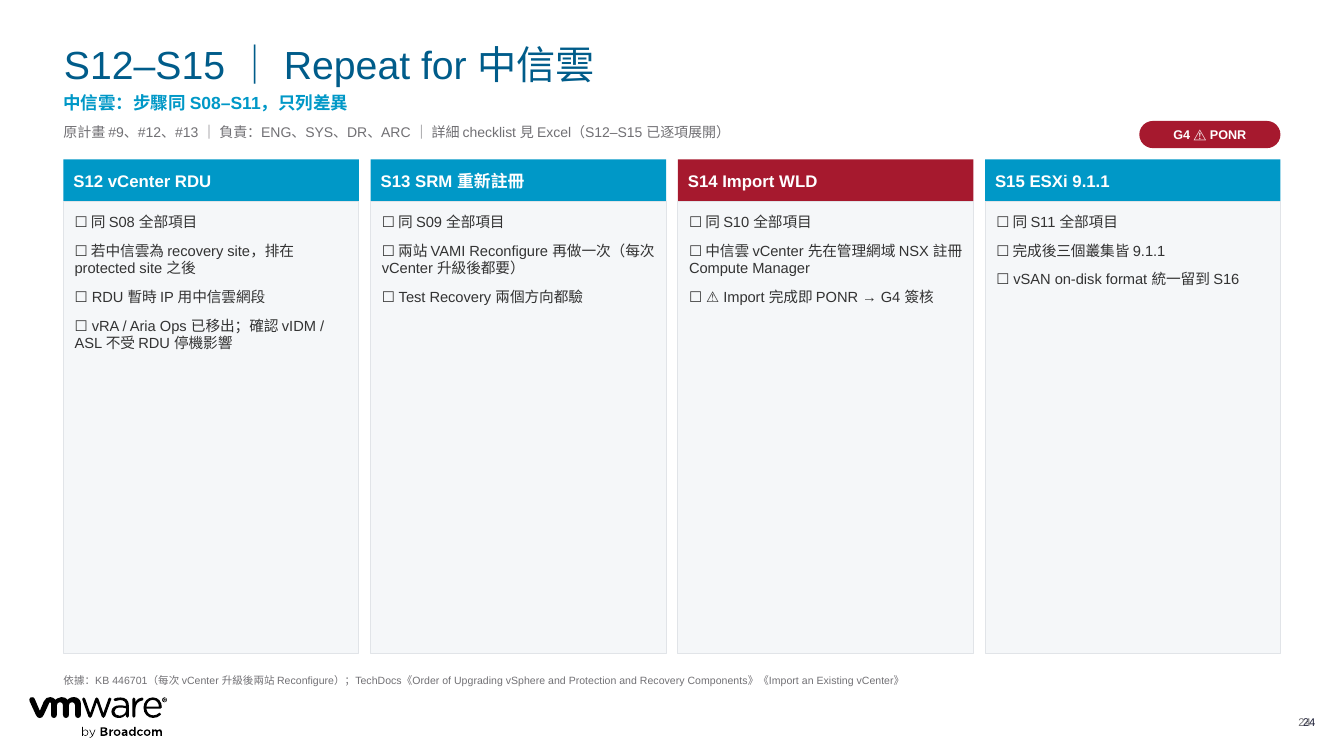
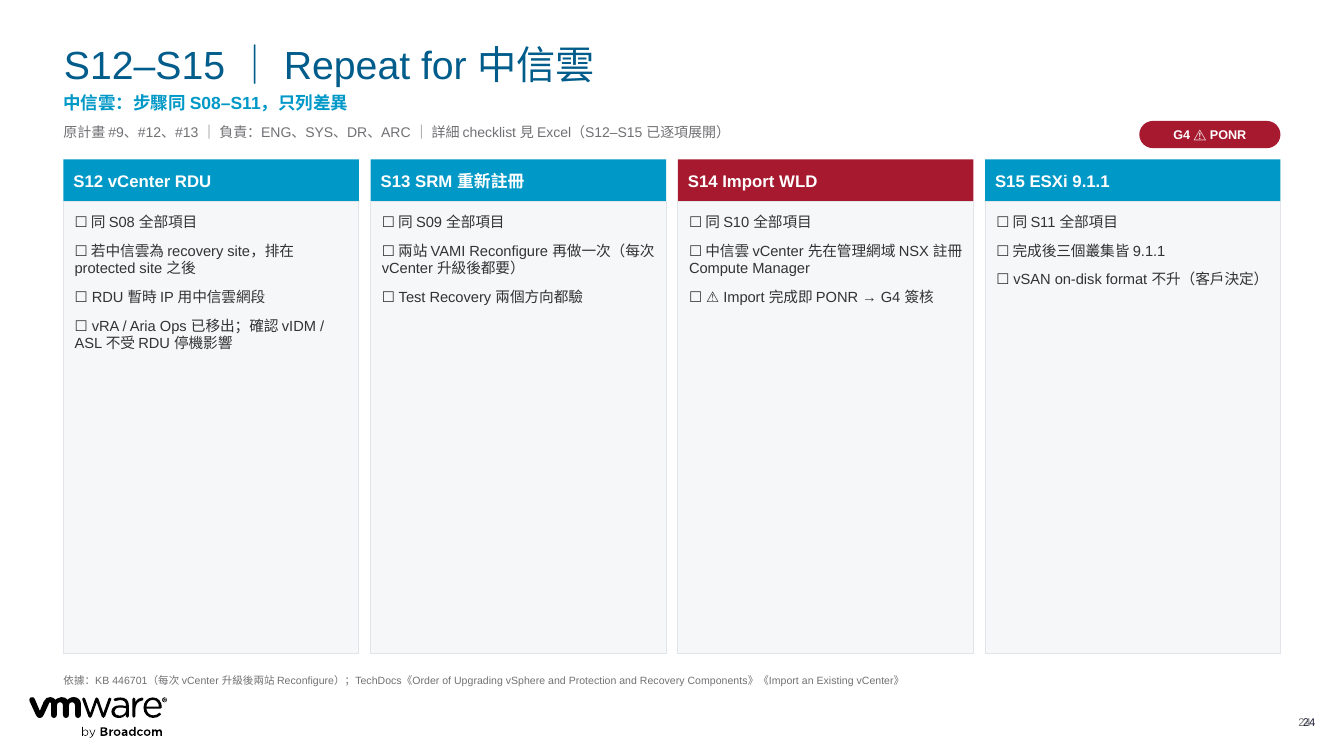
Before and after one commit to kostenyang/cc-vcf911-plan, a slide deck: slide 24 of out/CTBC_VCF911_Converge_Import_Plan.pptx. Drawn at 1344x756 pixels with LibreOffice and Linux fonts; fonts in the diff are those of the drawing. Boxes give left, top, right and bottom in pixels: in the first picture for what was removed or moved away, otherwise in the second. Text is boxed around its words. In the diff, an @@ line names an element or a change of style, - is before the commit and + after.

```diff
--- a/out/CTBC_VCF911_Converge_Import_Plan.pptx
+++ b/out/CTBC_VCF911_Converge_Import_Plan.pptx
@@ text at (x1=1013, y1=271, x2=1269, y2=285): text changed @@
-☐ vSAN on-disk format 統一留到 S16
+☐ vSAN on-disk format 不升（客戶決定）
```
Also in this commit, not shown: 6 other slides changed, 4 other files.
